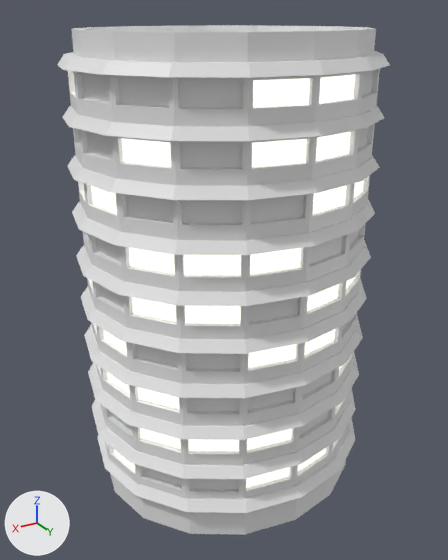
The Blender file Assets/GameAssets/Buildings/Building_circular.blend as it was, and as the next commit left it.
Rendered twice from a 50 mm lens placed at (3.23, 4.7, 4.35), pointed at (0.38, -0.06, 1.97). The lights are fixed; the arrows at lower left show +X, +Y and +Z.
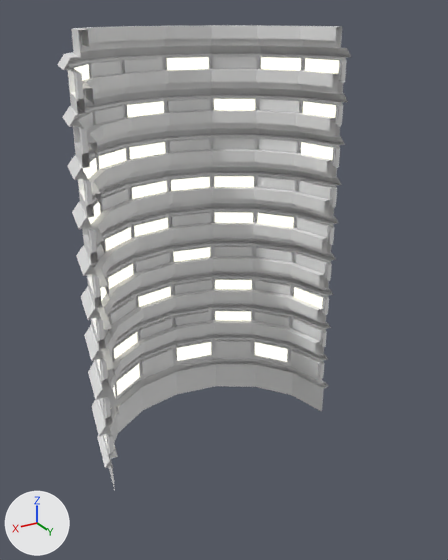
Commit message: Add buildings
.

What differs and where, as boxes [x1, y1, x2, y2] in the pictures (448 x 560 px):
'Circle.020', reshaped (12% narrower, 9% shorter)
    before: [58, 25, 390, 499]
    after: [58, 25, 351, 458]
'Circle.021', reshaped
    before: [97, 417, 355, 535]
    after: [97, 358, 329, 490]
part 1 of me_circle_022, deleted
    before: [64, 26, 390, 499]
part 2 of me_circle_023, deleted
    before: [105, 417, 355, 535]

Edits to the bpy script that builds the scene:
```text
Change me_circle_022:
    used by ob_circle_020; location = (0.339, -0.098, 0.302); scale = (1.33, 1.24, 0.968)
    remove me_circle_022.from_pydata(...)  # 2448 vertices, 2322 faces; spans x -1.06..1.06, y -1.06..1.06, z 0.0..4.07
    add me_circle_022.from_pydata(...)  # 1377 vertices, 1188 faces; spans x -1.06..1.06, y -1.06..0.03, z 0.0..4.07
    me_circle_022 part 1: 1071 vertices removed from x -0.98..0.98, y 0.34..1.06, z 0.0..4.07
Change me_circle_023:
    used by ob_circle_021; location = (0.314, -0.082, -0.077); scale = (1.33, 1.24, 0.968)
    remove me_circle_023.from_pydata(...)  # 80 vertices, 66 faces; spans x -1.06..1.06, y -1.06..1.06, z 0.0..0.43
    add me_circle_023.from_pydata(...)  # 45 vertices, 32 faces; spans x -1.06..1.06, y -1.06..0.0, z 0.0..0.43
    me_circle_023 part 2
    35 vertices are removed from x -0.98..0.98, y 0.37..1.06, z 0.0..0.43
    34 faces are deleted
```
